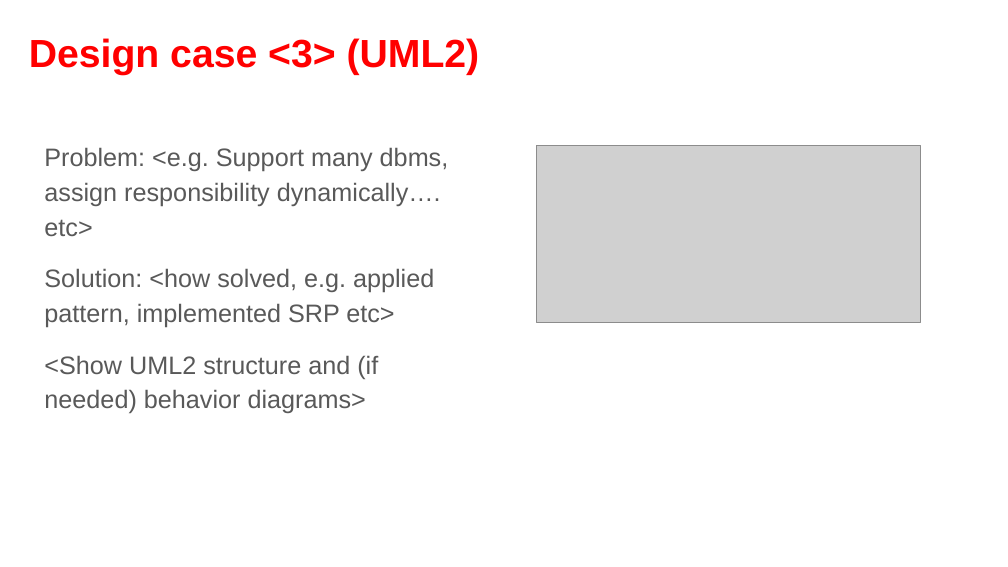
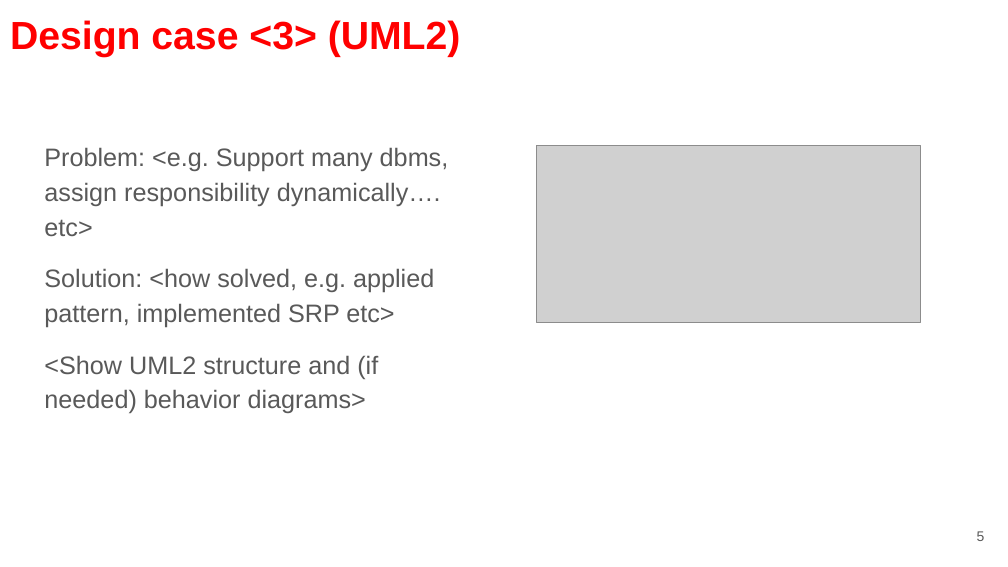
Before and after one commit to fanglores/Advanced-Software-Design, a slide deck: slide 5 of PracticeTasks/Module2/Task_12/Task_12.pptx (slide 6 before the commit). Drawn at 1008x567 pixels with LibreOffice and Linux fonts; fonts in the diff are those of the drawing; grey boxes stand for pictures. Boxes give left, top, right and bottom in pixels: in the first picture for what was removed or moved away, otherwise in the second. Text is boxed around its words. In the diff, an @@ line names an element or a change of style, - is before the commit and + after.

```diff
--- a/PracticeTasks/Module2/Task_12/Task_12.pptx
+++ b/PracticeTasks/Module2/Task_12/Task_12.pptx
@@ title "Design case <3> (UML2)": place and size @@
-title "Design case <3> (UML2)" at (29,38,480,75)
+title "Design case <3> (UML2)" at (10,20,461,57)
@@ page number added at (977,531,985,541), 10 pt, text #595959 @@
+5
```
Also in this commit, not shown: 3 other slides changed, 1 slide added, 1 slide removed, 1 other file.
